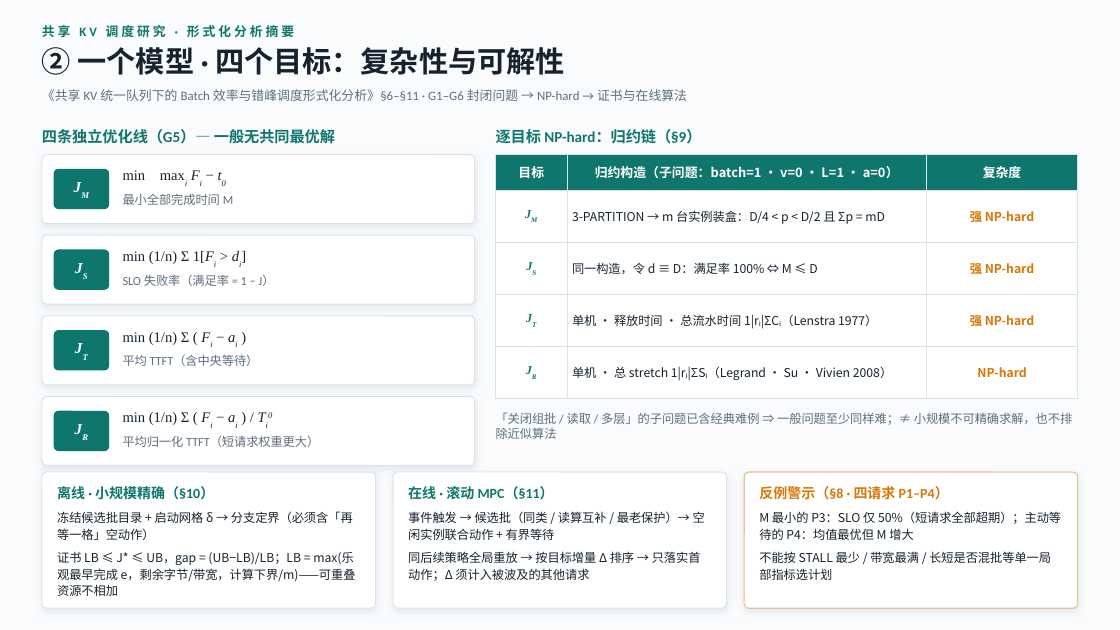
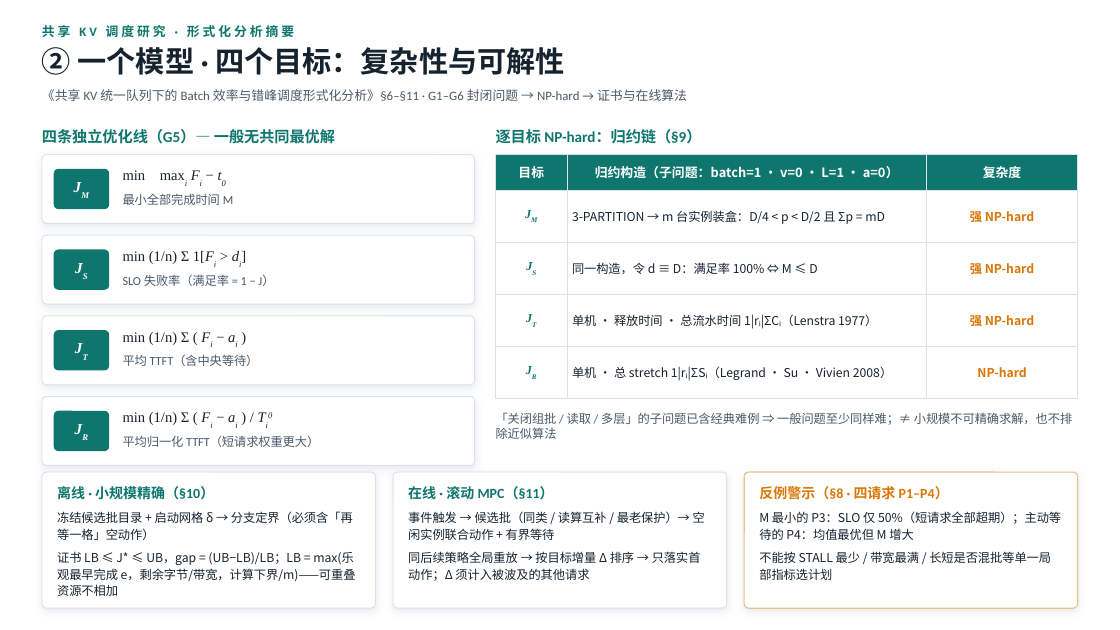
Before and after one commit to QiliangLi/status_aware_network, a slide deck: slide 2 of 共享KV调度形式化分析汇总PPT-20260917.pptx. Drawn at 1120x630 pixels with LibreOffice and Linux fonts; fonts in the diff are those of the drawing. Boxes give left, top, right and bottom in pixels: in the first picture for what was removed or moved away, otherwise in the second. Text is boxed around its words. In the diff, an @@ line names an element or a change of style, - is before the commit and + after.

Commit message:
docs: PPT 全页改为纯白背景
- 第①④页由深蓝底改为白底：面板/文字/强调色整体映射为浅色方案，卡片以描边+轻阴影保持层次
- 第②③页背景由近白 FAFBFC 改为纯白 FFFFFF
- 灰色注释文字整体加深一档（5D6F80→4A5A69）提升投影可读性
- 复核确认 0 图片元素：91 文本框 + 1 原生表格 + 46 形状，公式为原生上下标文本，全部可编辑

```diff
--- a/共享KV调度形式化分析汇总PPT-20260917.pptx
+++ b/共享KV调度形式化分析汇总PPT-20260917.pptx
@@ background #FAFBFC to #FFFFFF @@
@@ text colour #5D6F80 to #4A5A69 in 6 elements at (42, 89, 687, 101), (123, 193, 233, 205), (123, 274, 274, 286), (123, 355, 259, 366), (123, 436, 319, 447), (496, 412, 1072, 439) @@
```
Also in this commit, not shown: 3 other slides changed.
